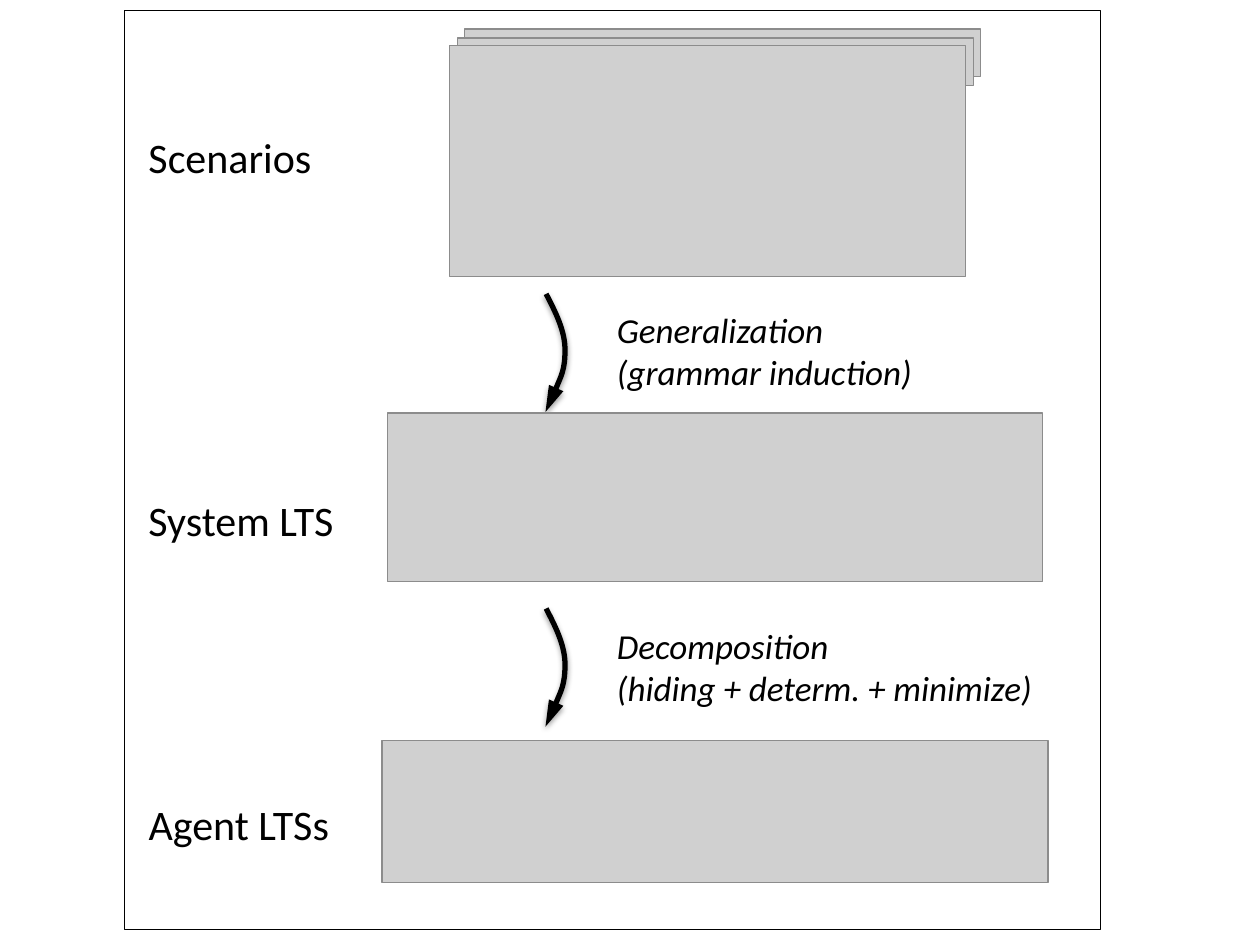
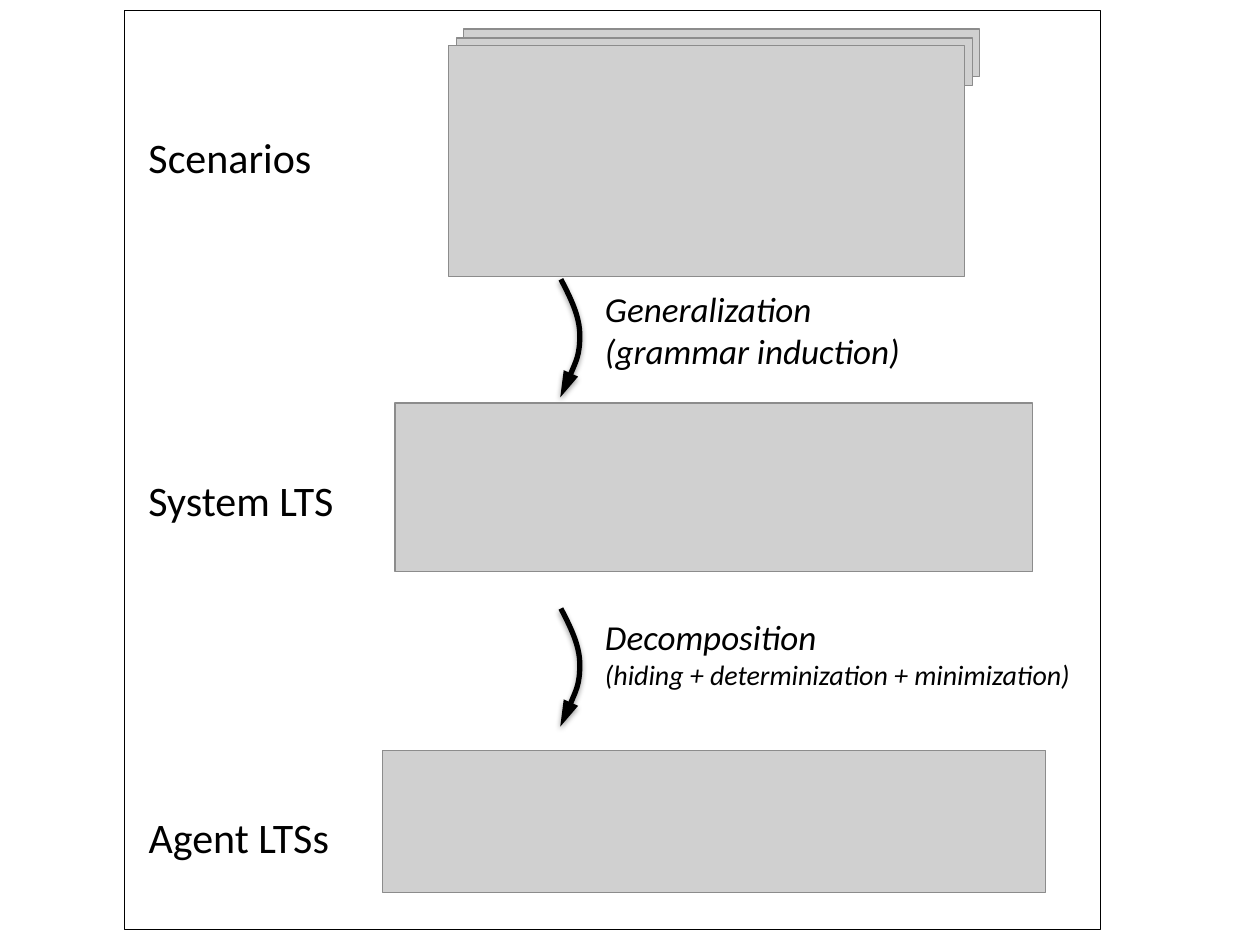
Before and after one commit to blambeau/phd, a slide deck: slide 7 of writing/images/train.pptx. Drawn at 1260x945 pixels with LibreOffice and Linux fonts; fonts in the diff are those of the drawing; grey boxes stand for pictures. Boxes give left, top, right and bottom in pixels: in the first picture for what was removed or moved away, otherwise in the second. Text is boxed around its words. In the diff, an @@ line names an element or a change of style, - is before the commit and + after.

```diff
--- a/writing/images/train.pptx
+++ b/writing/images/train.pptx
@@ freeform shape: place and size @@
-freeform shape at (546, 294, 566, 412)
+freeform shape at (561, 280, 581, 398)
@@ text "Generalization": place and size @@
-text "Generalization" at (617, 318, 912, 391)
+text "Generalization" at (605, 297, 900, 370)
@@ picture: place and size @@
-picture at (388, 413, 1043, 582)
+picture at (396, 403, 1033, 572)
@@ text "System LTS": place and size @@
-text "System LTS" at (148, 508, 333, 543)
+text "System LTS" at (148, 488, 333, 523)
@@ freeform shape: place and size @@
-freeform shape at (546, 609, 566, 727)
+freeform shape at (561, 609, 581, 727)
@@ text at (605, 664, 1069, 690): text changed; size 20 to 16 pt @@
-(hiding + determ. + minimize)
+(hiding + determinization + minimization)
@@ picture: place and size @@
-picture at (382, 741, 1048, 883)
+picture at (382, 750, 1046, 892)
@@ text "Agent LTSs": place and size @@
-text "Agent LTSs" at (149, 812, 329, 848)
+text "Agent LTSs" at (149, 825, 329, 861)
```
Also in this commit, not shown: 1 other slide changed, 5 other files.
